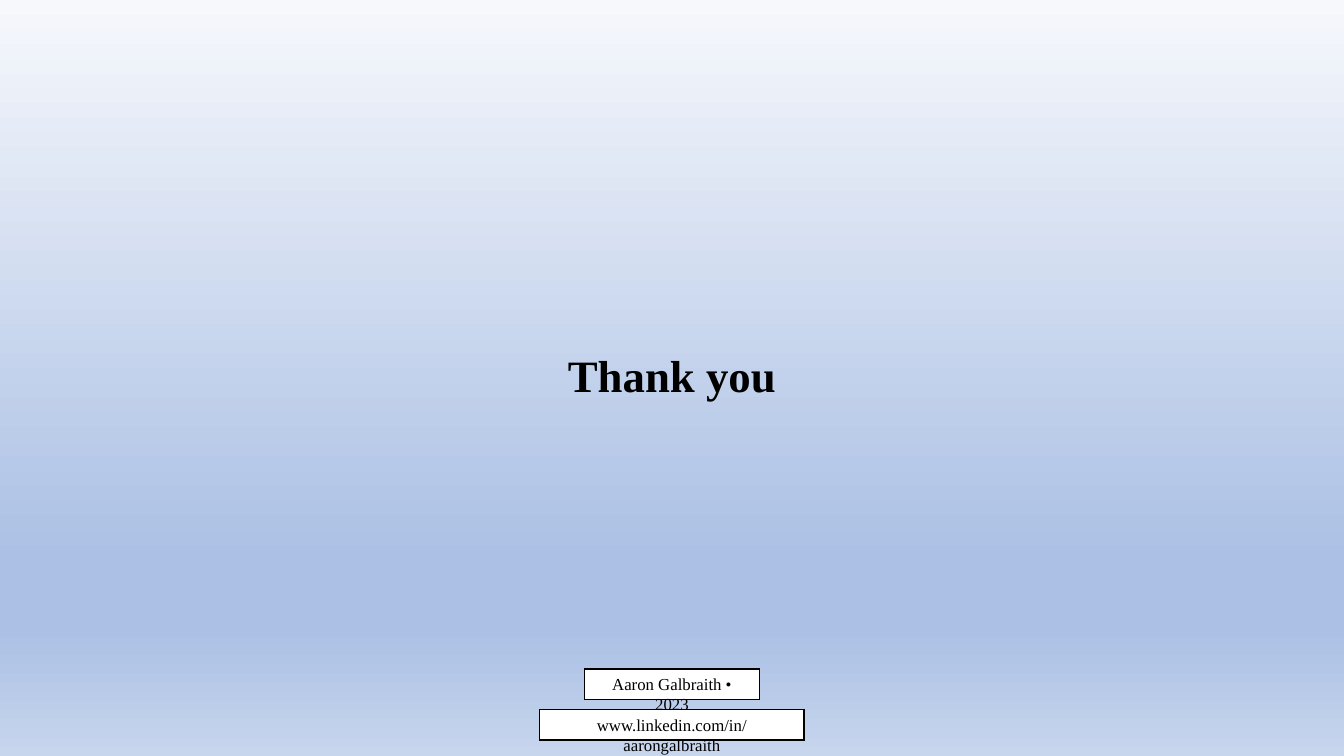
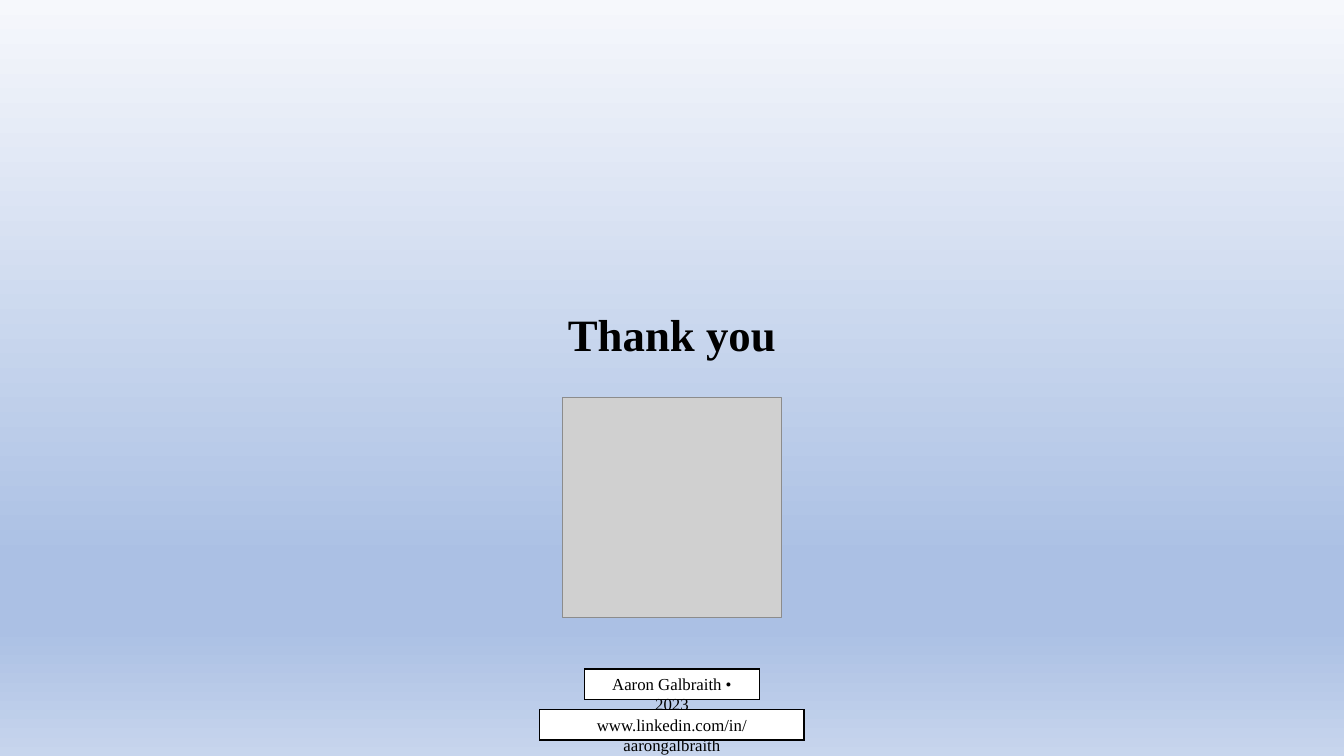
Before and after one commit to aarongalbraith/flatiron-phase3-project, a slide deck: slide 19 of presentation.pptx (slide 18 before the commit). Drawn at 1344x756 pixels with LibreOffice and Linux fonts; fonts in the diff are those of the drawing; grey boxes stand for pictures. Boxes give left, top, right and bottom in pixels: in the first picture for what was removed or moved away, otherwise in the second. Text is boxed around its words. In the diff, an @@ line names an element or a change of style, - is before the commit and + after.

```diff
--- a/presentation.pptx
+++ b/presentation.pptx
@@ title "Thank you": place and size @@
-title "Thank you" at <box>568,361,776,402</box>
+title "Thank you" at <box>568,320,776,361</box>
@@ picture added at <box>563,398,782,618</box> @@
```
Also in this commit, not shown: 5 other slides changed, 1 slide added, 3 other files.
